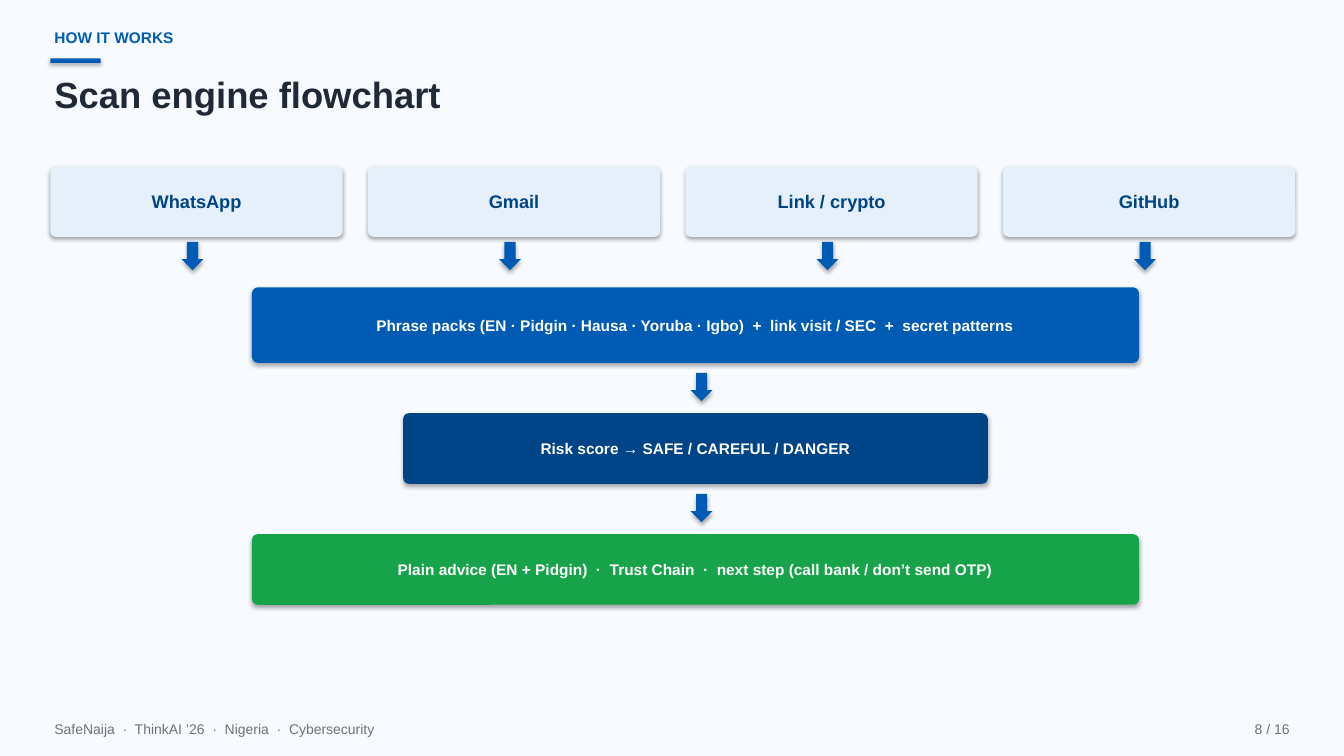
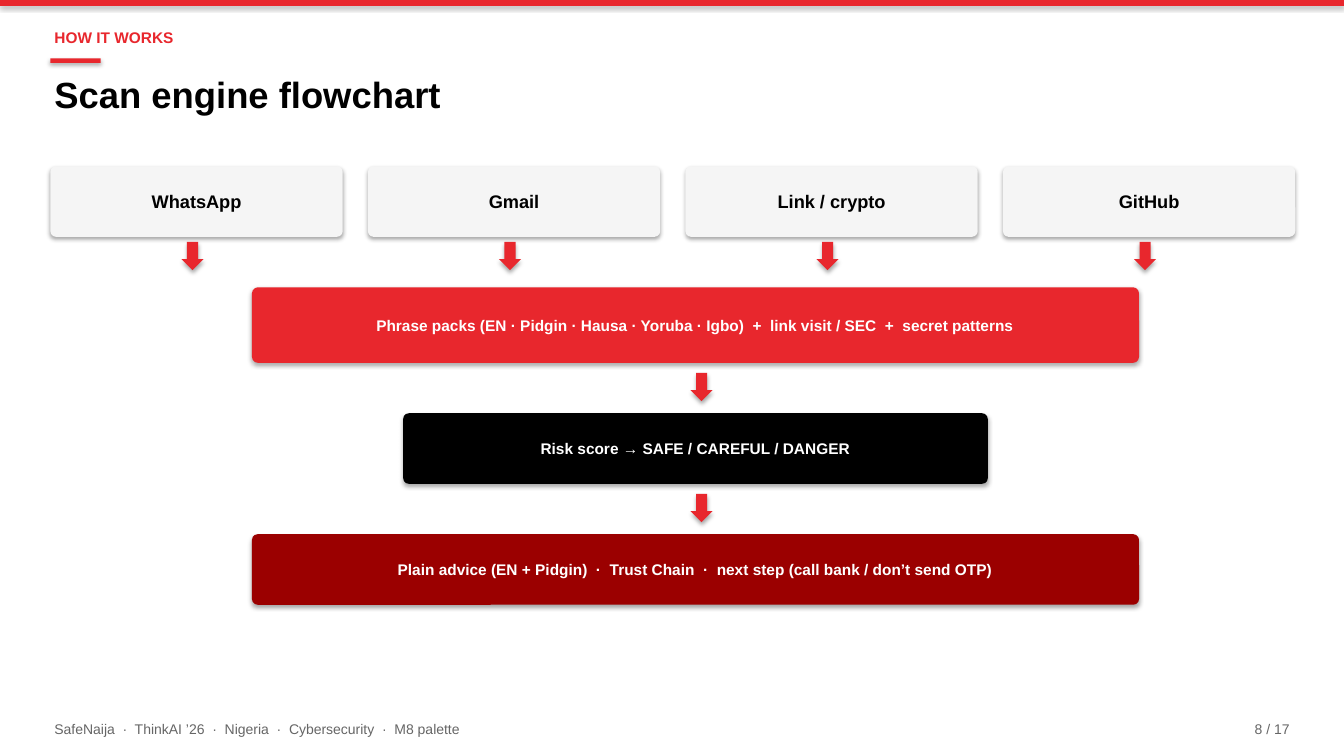
Before and after one commit to Shreeya1-pixel/SafeNajia, a slide deck: slide 8 of outputs/SafeNaija.pptx. Drawn at 1344x756 pixels with LibreOffice and Linux fonts; fonts in the diff are those of the drawing. Boxes give left, top, right and bottom in pixels: in the first picture for what was removed or moved away, otherwise in the second. Text is boxed around its words. In the diff, an @@ line names an element or a change of style, - is before the commit and + after.

```diff
--- a/outputs/SafeNaija.pptx
+++ b/outputs/SafeNaija.pptx
@@ rectangle at (0,0,1344,756): fill #F7FBFF to #FFFFFF @@
@@ rectangle added at (0,0,1344,6), fill #E8272D @@
@@ text "HOW IT WORKS" at (54,32,173,43): text colour #005BB5 to #E8272D @@
@@ text "Scan engine flowchart" at (54,81,441,116): text colour #1F2937 to #000000 @@
@@ text colour #004488 to #000000; fill #E6F0FA to #F5F5F5 in 4 elements at (50,166,343,237), (368,166,660,237), (686,166,978,237), (1003,166,1296,237) @@
@@ rounded rectangle "Risk score → SAFE / ..." at (403,413,988,484): fill #004488 to #000000 @@
@@ fill #005BB5 to #E8272D in 8 elements at (252,287,1139,363), (50,58,101,63), (181,242,204,270), (499,242,521,270), (817,242,839,270), (1134,242,1156,270), (691,373,713,401), (691,494,713,522) @@
@@ rounded rectangle "Plain advice (EN + Pidgin) ..." at (252,534,1139,605): fill #16A34A to #9B0000 @@
@@ text at (54,724,460,737): text changed; text colour #6B7280 to #666666 @@
-SafeNaija · ThinkAI ’26 · Nigeria · Cybersecurity
+SafeNaija · ThinkAI ’26 · Nigeria · Cybersecurity · M8 palette
@@ text at (1255,724,1290,734): text changed; text colour #6B7280 to #666666 @@
-8 / 16
+8 / 17
```
Also in this commit, not shown: 15 other slides changed, 1 slide added, 3 other files.
